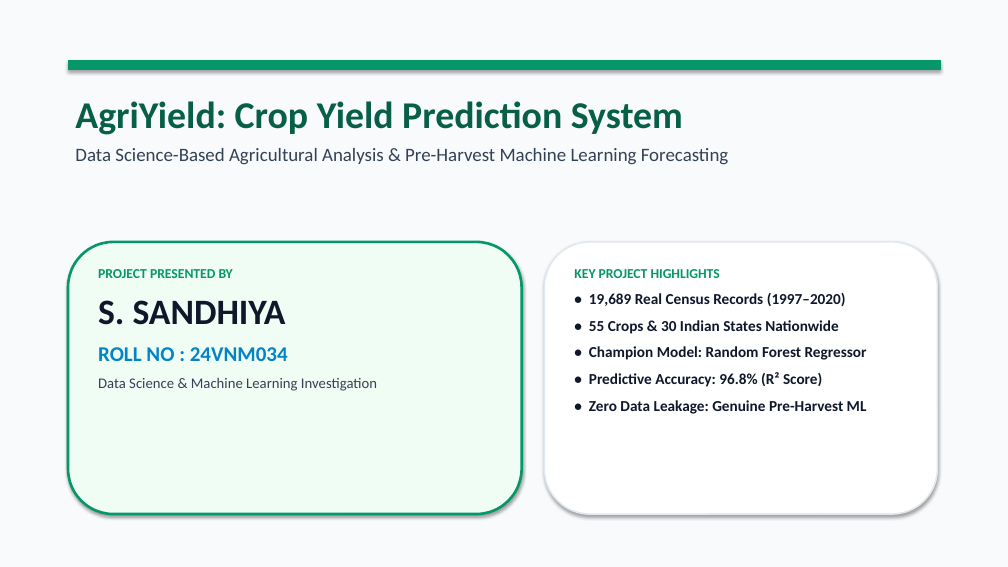
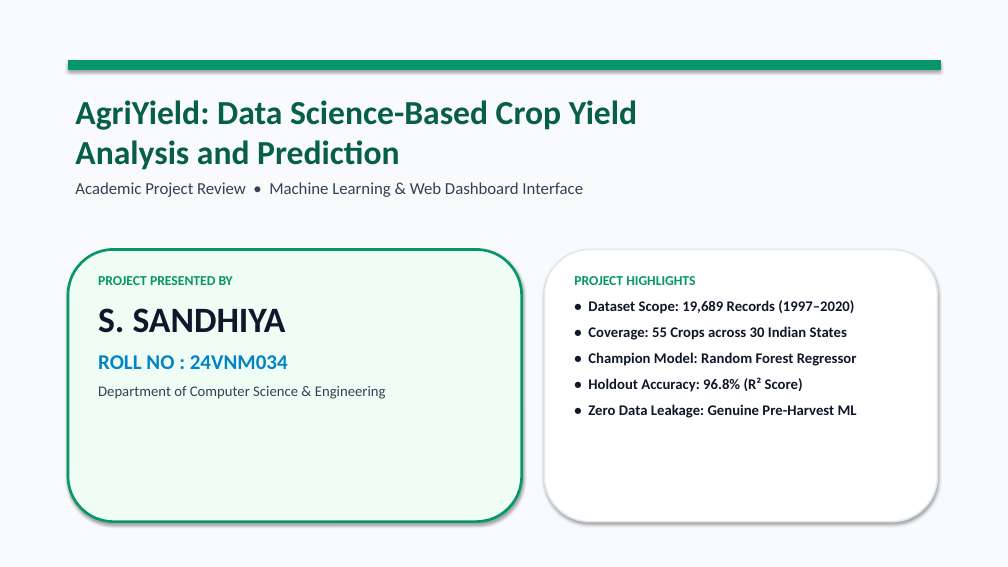
Before and after one commit to deva-2006/AgriYield, a slide deck: slide 1 of AgriYield_Presentation.pptx. Drawn at 1008x567 pixels with LibreOffice and Linux fonts; fonts in the diff are those of the drawing. Boxes give left, top, right and bottom in pixels: in the first picture for what was removed or moved away, otherwise in the second. Text is boxed around its words. In the diff, an @@ line names an element or a change of style, - is before the commit and + after.

Commit message:
Add full academic review presentation with DFD, ERD, Schema, Form Design and Output Screen

```diff
--- a/AgriYield_Presentation.pptx
+++ b/AgriYield_Presentation.pptx
@@ text at (75,100,637,197): text changed; size 18 to 16 pt @@
-AgriYield: Crop Yield Prediction System
-Data Science-Based Agricultural Analysis & Pre-Harvest Machine Learning Forecasting
+AgriYield: Data Science-Based Crop Yield
+Analysis and Prediction
+Academic Project Review • Machine Learning & Web Dashboard Interface
@@ rounded rectangle: place and size @@
-rounded rectangle at (68,242,522,514)
+rounded rectangle at (68,250,522,522)
@@ text "PROJECT PRESENTED BY": place and size @@
-text "PROJECT PRESENTED BY" at (98,269,377,391)
+text "PROJECT PRESENTED BY" at (98,276,386,399)
@@ rounded rectangle: place and size @@
-rounded rectangle at (544,242,938,514)
+rounded rectangle at (544,250,938,522)
@@ text "PROJECT HIGHLIGHTS": place and size @@
-text "PROJECT HIGHLIGHTS" at (574,269,867,414)
+text "PROJECT HIGHLIGHTS" at (574,276,857,418)
@@ text at (574,276,854,314): text changed; size 14.5 to 14 pt @@
-KEY PROJECT HIGHLIGHTS
-• 19,689 Real Census Records (1997–2020)
-• 55 Crops & 30 Indian States Nationwide
+PROJECT HIGHLIGHTS
+• Dataset Scope: 19,689 Records (1997–2020)
+• Coverage: 55 Crops across 30 Indian States
@@ text at (588,352,857,418): size 14.5 to 14 pt in "• Champion Model: Random Forest Regressor", "• Zero Data Leakage: Genuine Pre-Harvest ML" @@
@@ text at (98,386,386,399): text changed @@
-Data Science & Machine Learning Investigation
+Department of Computer Science & Engineering
@@ text at (588,377,803,392): text changed; size 14.5 to 14 pt @@
-• Predictive Accuracy: 96.8% (R² Score)
+• Holdout Accuracy: 96.8% (R² Score)
```
Also in this commit, not shown: 1 other slide changed, 6 slides added, 4 slides removed, 5 other files.
